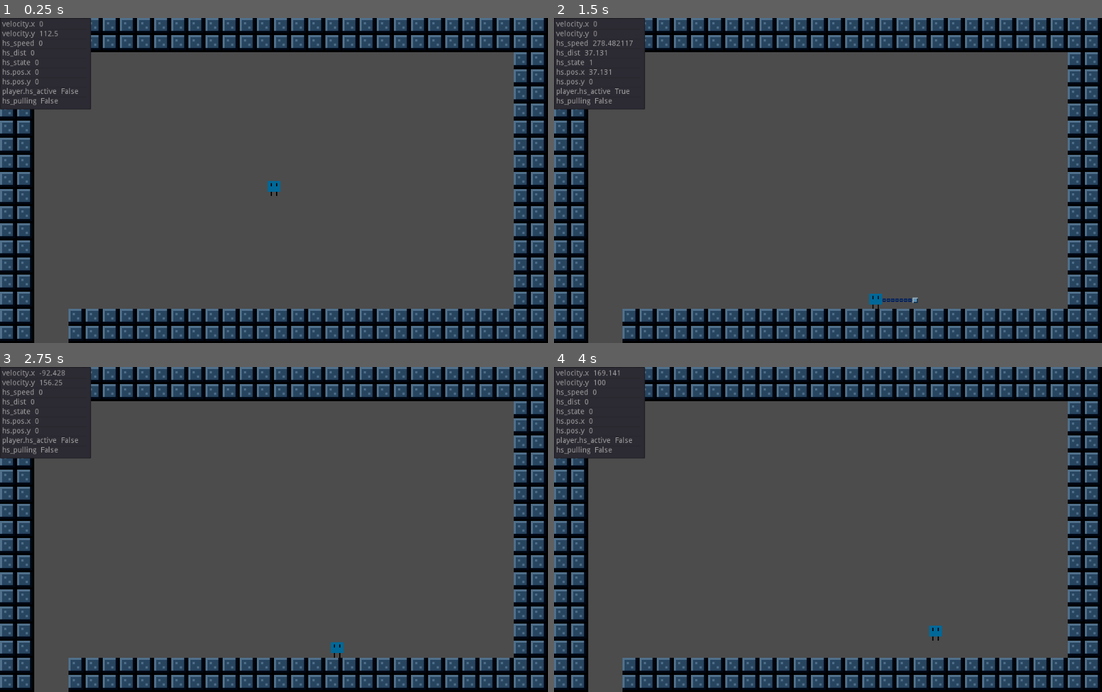
Above: before the commit, frames 1-4 (two rows, left to right).
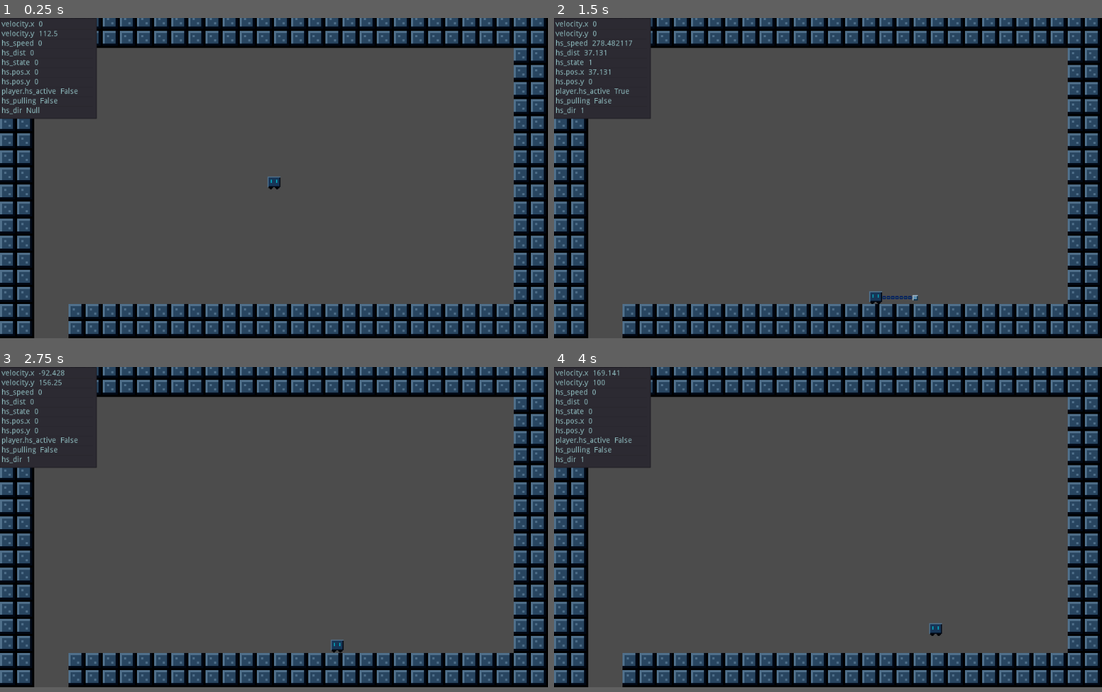
Above: after the commit, the same moments.

Repository: lolbinarycat/hookshot
Game: Godot game, scene res://Node2D.tscn
Two runs of this game, one before a commit and one after it. Both use one fixed random seed, a clock stepped at 60 frames per second and the inputs below.
Inputs:
- Up to frame 1 (0.25 s): no input
- Up to frame 2 (1.5 s): hold Z (jump) 0.53-1.28 s; hold Right (ui_right) from 0.53 s (still down); tap X (hookshot) at 1.35 s
- Up to frame 3 (2.75 s): tap Z (jump) at 1.52, 1.55, 1.82 s; release Right (ui_right) at 2.03 s; hold Left (ui_left) from 2.03 s (still down); hold Z (jump) from 2.03 s (still down)
- Up to frame 4 (4 s): release Left (ui_left) at 2.78 s; release Z (jump) at 2.78 s; hold Right (ui_right) from 2.78 s (still down); tap X (hookshot) at 2.85 s; tap Z (jump) at 3.02, 3.05, 3.32 s; hold Z (jump) from 3.53 s (still down)
In our replay, the window is 800x475 before the commit and 800x468 after it. These sizes can differ from the game's own. Grey fills any space a smaller window leaves; there, only what the larger window draws over its background counts as a difference.

The runs differ from the first frame. In frame 1, 15% of the frame differs, in the area x 0-100%, y 0-100%; in frame 2, 15%; in frame 3, 15%; in frame 4, 15%.

Commit message:
fixed some bugs with diagonal hookshot

Diff:
--- a/Node2D.tscn
+++ b/Node2D.tscn
@@ -1,7 +1,7 @@
-[gd_scene load_steps=28 format=2]
+[gd_scene load_steps=29 format=2]
 
 [ext_resource path="res://player.gd" type="Script" id=1]
-[ext_resource path="res://player1.png" type="Texture" id=2]
+[ext_resource path="res://player_new.png" type="Texture" id=2]
 [ext_resource path="res://world.gd" type="Script" id=3]
 [ext_resource path="res://wall.png" type="Texture" id=4]
 [ext_resource path="res://slope.png" type="Texture" id=5]
@@ -97,7 +97,7 @@
 3/z_index = 0
 
 [sub_resource type="RectangleShape2D" id=4]
-extents = Vector2( 5.99115, 6.99072 )
+extents = Vector2( 6, 6 )
 
 [sub_resource type="RectangleShape2D" id=5]
 extents = Vector2( 2.5, 2.5 )
@@ -116,6 +116,8 @@
 
 [sub_resource type="RectangleShape2D" id=10]
 extents = Vector2( 512, 608 )
+
+[sub_resource type="Theme" id=12]
 
 [node name="Node2D" type="Node2D"]
 __meta__ = {
@@ -154,11 +156,12 @@
 }
 
 [node name="CollisionShape2D" type="CollisionShape2D" parent="WorldEnvironment/respawn_pos/Player"]
-position = Vector2( 0, 0.94 )
 shape = SubResource( 4 )
 
 [node name="Sprite" type="Sprite" parent="WorldEnvironment/respawn_pos/Player"]
 texture = ExtResource( 2 )
+region_enabled = true
+region_rect = Rect2( 2, 4, 12, 12 )
 
 [node name="Camera2D" type="Camera2D" parent="WorldEnvironment/respawn_pos/Player"]
 current = true
@@ -286,17 +289,10 @@
 [node name="CanvasLayer" type="CanvasLayer" parent="."]
 
 [node name="debugger" parent="CanvasLayer" instance=ExtResource( 14 )]
-margin_left = 0.0
-margin_right = 170.0
-
-[node name="ColorRect2" type="ColorRect" parent="CanvasLayer/debugger"]
-show_behind_parent = true
-margin_right = 112.0
-margin_bottom = 104.0
-color = Color( 0, 0, 0, 1 )
-__meta__ = {
-"_edit_use_anchors_": false
-}
+use_parent_material = false
+margin_right = 181.0
+theme = SubResource( 12 )
+custom_colors/font_color = Color( 0.564706, 0.745098, 0.756863, 1 )
 [connection signal="ready" from="WorldEnvironment/respawn_pos/Player" to="CanvasLayer/debugger" method="_on_Player_ready"]
 [connection signal="stop_hs" from="WorldEnvironment/respawn_pos/Player" to="WorldEnvironment/respawn_pos/Player/hookshot" method="_on_Player_stop_hs"]
 [connection signal="hs_cancel" from="WorldEnvironment/respawn_pos/Player/hookshot" to="WorldEnvironment/respawn_pos/Player" method="_on_hookshot_hs_cancel"]
--- a/debugger.gd
+++ b/debugger.gd
@@ -36,6 +36,8 @@
 	return player.hs_active
 func get_hs_pulling():
 	return player.hs_pulling
+func get_hs_dir():
+	return str(hs.hs_dir)
 
 
 
@@ -48,7 +50,8 @@
 	["hs.pos.x",funcref(self,"get_and_format_hs_position_x")],
 	["hs.pos.y",funcref(self,"get_and_format_hs_position_y")],
 	["player.hs_active",funcref(self,"get_hs_active")],
-	["hs_pulling",funcref(self,"get_hs_pulling")]
+	["hs_pulling",funcref(self,"get_hs_pulling")],
+	["hs_dir",funcref(self,"get_hs_dir")]
 ]
 
 
--- a/hookshot.gd
+++ b/hookshot.gd
@@ -133,7 +133,7 @@
 		position.y = hs_dist*Gconst.D_VECTOR_CO
 	elif hs_dir == Gconst.UP_RIGHT:
 		position = Vector2(hs_dist*Gconst.D_VECTOR_CO,-hs_dist*Gconst.D_VECTOR_CO)
-	elif hs_dir == Gconst.DOWN_LEFT:
+	elif hs_dir == Gconst.UP_LEFT:
 		position = Vector2(-hs_dist*Gconst.D_VECTOR_CO,-hs_dist*Gconst.D_VECTOR_CO)
 #	pass
 
--- a/hookshot_head.gd
+++ b/hookshot_head.gd
@@ -40,8 +40,10 @@
 			collision = move_and_collide(Vector2(10,-10))
 		elif hs_dir == Gconst.UP_RIGHT:
 			position = Vector2(-10,10)
-			collision = move_and_collide(Vector2(10,10))
-
+			collision = move_and_collide(Vector2(10,-10))
+		elif hs_dir == Gconst.UP_LEFT:
+			position = Vector2(10,10)
+			collision = move_and_collide(Vector2(-10,-10))
 		if collision:
 			emit_signal("hs_hit",hs_dir)
 			#print_debug("sending hs_hit signal")
--- a/player.gd
+++ b/player.gd
@@ -7,7 +7,7 @@
 #const
 const WALL_JUMP_HEIGHT = 200
 const WALL_JUMP_WIDTH = 100
-const WALL_JUMP_MIN_HEIGHT = 60
+const WALL_JUMP_MIN_HEIGHT = 200
 const RUN_SPEED = 20
 const FRICTION = 1.09
 const AIR_FRICTION = 1.02
@@ -36,6 +36,7 @@
 var tilemap
 
 func go_to_spawnpoint():
+# warning-ignore:return_value_discarded
 	get_tree().reload_current_scene()
 	#velocity = Vector2(0,0)
 	#global_position = global_position + Vector2(4,0) #= get_parent().global_position
@@ -83,6 +84,7 @@
 
 
 # Called every frame. 'delta' is the elapsed time since the previous frame.
+# warning-ignore:unused_argument
 func _process(delta):
 	if tilemap.get_cell(global_position.x/32,global_position.y/32) == 3: # if player is on checkpoint
 			get_parent().position = global_position
@@ -157,7 +159,7 @@
 		elif lastWallDir == LEFT:
 			velocity.x = WALL_JUMP_WIDTH
 		if velocity.y > -WALL_JUMP_MIN_HEIGHT:
-			velocity.y = -WALL_JUMP_HEIGHT
+			velocity.y = -WALL_JUMP_MIN_HEIGHT
 	#spikes
 	#if is_on_wall() or is_on_ceiling() or is_on_floor():
 	#	if get_node(Gconst.TILEMAP_PATH).get_cellv(position) == 2:
@@ -193,6 +195,10 @@
 		velocity = Vector2(hs.hs_speed*Gconst.D_VECTOR_CO*2,hs.hs_speed*Gconst.D_VECTOR_CO*2)
 	elif dir == Gconst.DOWN_LEFT:
 		velocity = Vector2(-hs.hs_speed*Gconst.D_VECTOR_CO*2,hs.hs_speed*Gconst.D_VECTOR_CO*2)
+	elif dir == Gconst.UP_RIGHT:
+		velocity = Vector2(hs.hs_speed*Gconst.D_VECTOR_CO*2,-hs.hs_speed*Gconst.D_VECTOR_CO*2)
+	elif dir == Gconst.UP_LEFT:
+		velocity = Vector2(-hs.hs_speed*Gconst.D_VECTOR_CO*2,-hs.hs_speed*Gconst.D_VECTOR_CO*2)
 
 
 
--- a/project.godot
+++ b/project.godot
@@ -25,7 +25,6 @@
 
 [display]
 
-window/size/height=608
 window/size/resizable=false
 window/stretch/mode="viewport"
 
Binary file added: player_croutch.png
Not shown, added: player_croutch.png.import
Binary file added: player_left.png
Not shown, added: player_left.png.import
Binary file added: player_new.png
Not shown, added: player_new.png.import
Binary file added: player_right.png
Not shown, added: player_right.png.import
Binary file added: player_up.png
Not shown, added: player_up.png.import
